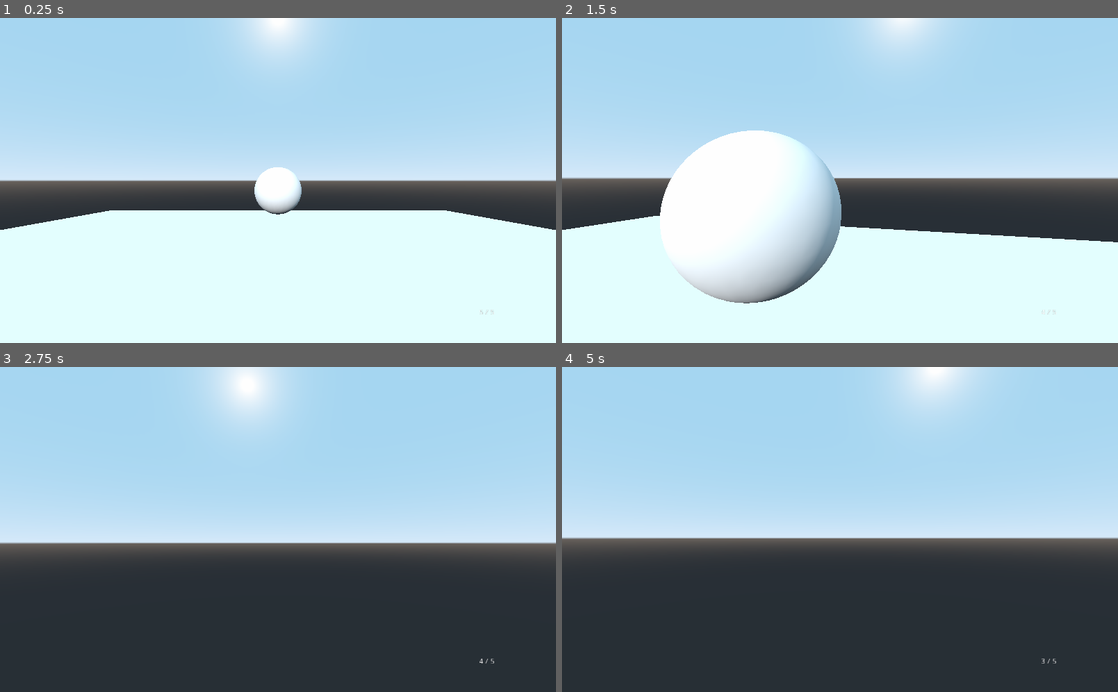
Above: before the commit, frames 1-4 (two rows, left to right).
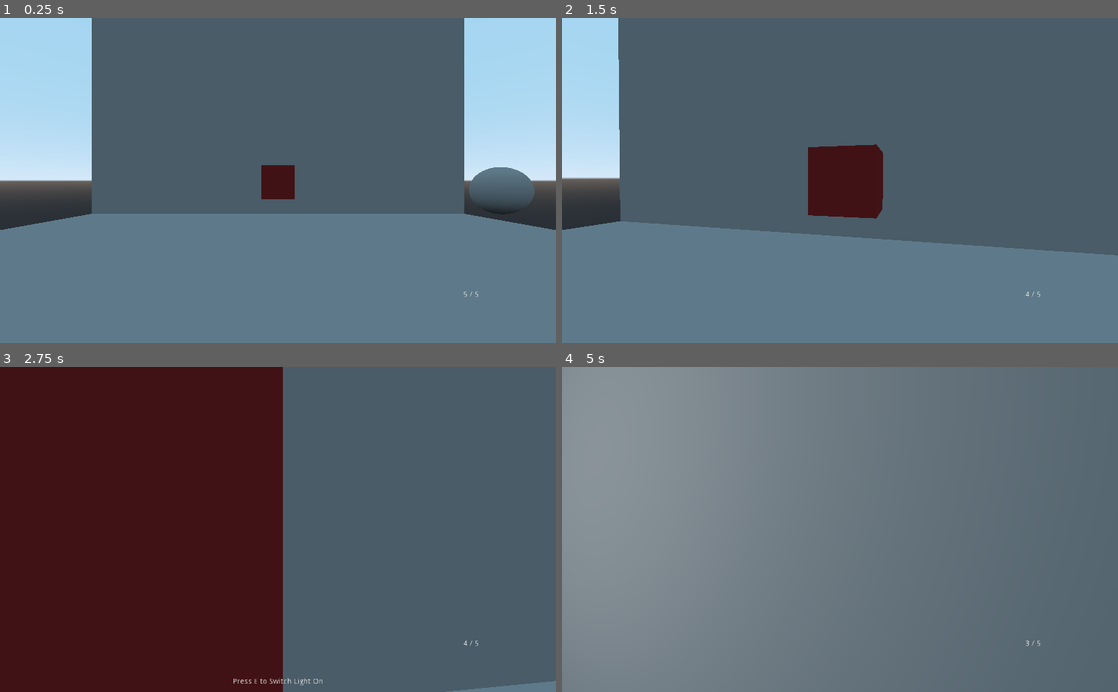
Above: after the commit, the same moments.

Repository: kiss3256/New-Game-Project
Game: Godot game, scene res://Scenes/World.tscn
Same seed, same stepped clock (60 frames per second), same inputs: the game is played once before the commit and once after it.
Inputs (mouse positions are in pixels of both pictures, inside the frame that each line leads up to):
- Up to frame 1 (0.25 s): no input
- Up to frame 2 (1.5 s): tap Enter at 0.5 s; move the mouse to (867, 180) at 0.52 s; hold W (move_forward) from 0.53 s (still down); tap E (Interact, bound only after the commit) at 0.6 s; tap Space (jump) at 0.77 s; move the mouse to (812, 180) at 1.27 s; click (812, 180) at 1.35 s
- Up to frame 3 (2.75 s): keep holding W (move_forward); tap Space (jump) at 1.52 s; tap E (Interact, bound only after the commit) at 1.55, 2.1 s; move the mouse to (289, 523) at 2.02 s
- Up to frame 4 (5 s): keep holding W (move_forward); tap E (Interact, bound only after the commit) at 2.75, 2.85, 3.8, 4.35 s; move the mouse to (834, 536) at 2.77 s; tap Space (jump) at 3.02, 3.77, 4.52 s; move the mouse to (878, 532) at 3.52 s; click (878, 532) at 3.6 s; tap Enter at 4.25 s; move the mouse to (795, 526) at 4.27 s

The runs differ from the first frame. In frame 1, 80% of the frame differs, in the area x 0-100%, y 0-100%; in frame 2, 93%; in frame 3, 99%; in frame 4, 100%.

Commit message:
switch light

Diff:
--- /dev/null
+++ b/Interactable/Interactable.gd
@@ -0,0 +1,9 @@
+extends Node
+
+class_name Interactable
+
+func get_interaction_text():
+	return "Interact"
+
+func interact():
+	print("Interacted with %s" % name)
--- /dev/null
+++ b/Interactable/InteractableLightSwitch.gd
@@ -0,0 +1,22 @@
+extends Interactable
+
+export var light : NodePath
+export var on_by_default = true
+export var energy_when_on = 1
+export var energy_when_off = 0
+
+onready var light_node = get_node(light)
+onready var on = on_by_default
+
+func _ready():
+	set_light_energy()
+
+func get_interaction_text():
+	return "Switch Light Off" if on else "Switch Light On"
+
+func interact():
+	on = !on
+	set_light_energy()
+
+func set_light_energy():
+	light_node.set_param(Light.PARAM_ENERGY, energy_when_on if on else energy_when_off)
--- /dev/null
+++ b/Player/Interaction.gd
@@ -0,0 +1,32 @@
+extends RayCast
+
+var current_collider
+
+onready var interaction_label = get_node("/root/World/UI/InteractionLabel")
+
+func _ready():
+	set_interaction_text("")
+
+func _process(delta):
+	var collider = get_collider()
+
+	if is_colliding() and collider is Interactable:
+		if current_collider != collider:
+			set_interaction_text(collider.get_interaction_text())
+			current_collider = collider
+
+		if Input.is_action_just_pressed("Interact"):
+			collider.interact()
+			set_interaction_text(collider.get_interaction_text())
+	elif current_collider:
+		current_collider = null
+		set_interaction_text("")
+
+func set_interaction_text(text):
+	if !text:
+		interaction_label.set_text("")
+		interaction_label.set_visible(false)
+	else:
+		var interact_key = OS.get_scancode_string(InputMap.get_action_list("Interact")[0].scancode)
+		interaction_label.set_text("Press %s to %s" % [interact_key, text])
+		interaction_label.set_visible(true)
--- a/Player/Player.tscn
+++ b/Player/Player.tscn
@@ -1,7 +1,8 @@
-[gd_scene load_steps=5 format=2]
+[gd_scene load_steps=6 format=2]
 
 [ext_resource path="res://Player/Player.gd" type="Script" id=1]
 [ext_resource path="res://Player/Shotgun.gd" type="Script" id=2]
+[ext_resource path="res://Player/Interaction.gd" type="Script" id=3]
 
 [sub_resource type="CapsuleShape" id=1]
 radius = 0.75
@@ -23,6 +24,12 @@
 enabled = true
 cast_to = Vector3( 0, 0, -100 )
 
+[node name="InteractionRayCast" type="RayCast" parent="Head/Camera"]
+enabled = true
+cast_to = Vector3( 0, 0, -2 )
+collision_mask = 2
+script = ExtResource( 3 )
+
 [node name="CollisionShape" type="CollisionShape" parent="."]
 transform = Transform( 1, 0, 0, 0, -1.62921e-07, -1, 0, 1, -1.62921e-07, 0, 0, 0 )
 shape = SubResource( 1 )
--- a/Scenes/World.tscn
+++ b/Scenes/World.tscn
@@ -1,11 +1,16 @@
-[gd_scene load_steps=6 format=2]
+[gd_scene load_steps=9 format=2]
 
 [ext_resource path="res://Player/Player.tscn" type="PackedScene" id=1]
+[ext_resource path="res://Interactable/InteractableLightSwitch.gd" type="Script" id=2]
+[ext_resource path="res://default_env.tres" type="Environment" id=3]
 
 [sub_resource type="CubeMesh" id=1]
 
 [sub_resource type="ConcavePolygonShape" id=2]
 data = PoolVector3Array( -1, 1, 1, 1, 1, 1, -1, -1, 1, 1, 1, 1, 1, -1, 1, -1, -1, 1, 1, 1, -1, -1, 1, -1, 1, -1, -1, -1 …(284 unchanged characters)…
+
+[sub_resource type="SpatialMaterial" id=5]
+albedo_color = Color( 0.905882, 0.0784314, 0.0784314, 1 )
 
 [sub_resource type="SphereMesh" id=3]
 
@@ -26,13 +31,39 @@
 [node name="CollisionShape" type="CollisionShape" parent="Ground/StaticBody"]
 shape = SubResource( 2 )
 
+[node name="Ground2" type="MeshInstance" parent="."]
+transform = Transform( 13.0992, 0, 0, 0, -1.62921e-07, -18.1803, 0, 1, -2.96195e-06, 0, -1, -17.3371 )
+mesh = SubResource( 1 )
+material/0 = null
+
+[node name="StaticBody" type="StaticBody" parent="Ground2"]
+
+[node name="CollisionShape" type="CollisionShape" parent="Ground2/StaticBody"]
+shape = SubResource( 2 )
+
+[node name="LightSwitch" type="MeshInstance" parent="."]
+transform = Transform( 1, 0, 0, 0, -4.37114e-08, -1, 0, 1, -4.37114e-08, 0, 2.24625, -14.6822 )
+layers = 2
+mesh = SubResource( 1 )
+material/0 = SubResource( 5 )
+
+[node name="StaticBody" type="StaticBody" parent="LightSwitch"]
+collision_layer = 2
+script = ExtResource( 2 )
+light = NodePath("../../SpotLight")
+on_by_default = false
+
+[node name="CollisionShape" type="CollisionShape" parent="LightSwitch/StaticBody"]
+shape = SubResource( 2 )
+
 [node name="DirectionalLight" type="DirectionalLight" parent="."]
 transform = Transform( 0.98025, 0.0787426, -0.181407, 0, 0.91731, 0.398173, 0.19776, -0.390309, 0.899194, 0, 3.79592, 8.42216 )
+visible = false
 
 [node name="Enemy" type="StaticBody" parent="." groups=[
 "Enemies",
 ]]
-transform = Transform( 1, 0, 0, 0, 1, 0, 0, 0, 1, 0, 1.9133, -9.88688 )
+transform = Transform( 1, 0, 0, 0, 1, 0, 0, 0, 1, 9.4273, 1.9133, -9.88688 )
 
 [node name="MeshInstance" type="MeshInstance" parent="Enemy"]
 mesh = SubResource( 3 )
@@ -53,5 +84,27 @@
 anchor_top = 1.0
 anchor_right = 1.0
 anchor_bottom = 1.0
-margin_left = -142.0
-margin_top = -63.0
+margin_left = -171.0
+margin_top = -96.0
+text = "ammo
+2/2"
+
+[node name="InteractionLabel" type="Label" parent="UI"]
+anchor_top = 1.0
+anchor_right = 1.0
+anchor_bottom = 1.0
+margin_top = -37.0
+text = "Press E to interact"
+align = 1
+valign = 1
+__meta__ = {
+"_edit_use_anchors_": false
+}
+
+[node name="SpotLight" type="SpotLight" parent="."]
+transform = Transform( 1, 0, 0, 0, 1, 0, 0, 0, 1, -0.296389, 2.89492, -12.2552 )
+light_energy = 1.69
+spot_angle = 60.4688
+
+[node name="WorldEnvironment" type="WorldEnvironment" parent="."]
+environment = ExtResource( 3 )
--- a/default_env.tres
+++ b/default_env.tres
@@ -5,3 +5,4 @@
 [resource]
 background_mode = 2
 background_sky = SubResource( 1 )
+ambient_light_energy = 0.3
--- a/project.godot
+++ b/project.godot
@@ -8,9 +8,14 @@
 
 config_version=4
 
-_global_script_classes=[  ]
+_global_script_classes=[ {
+"base": "Node",
+"class": "Interactable",
+"language": "GDScript",
+"path": "res://Interactable/Interactable.gd"
+} ]
 _global_script_class_icons={
-
+"Interactable": ""
 }
 
 [application]
@@ -56,6 +61,11 @@
 "events": [ Object(InputEventKey,"resource_local_to_scene":false,"resource_name":"","device":0,"alt":false,"shift":false,"control":false,"meta":false,"command":false,"pressed":false,"scancode":82,"unicode":0,"echo":false,"script":null)
  ]
 }
+Interact={
+"deadzone": 0.5,
+"events": [ Object(InputEventKey,"resource_local_to_scene":false,"resource_name":"","device":0,"alt":false,"shift":false,"control":false,"meta":false,"command":false,"pressed":false,"scancode":69,"unicode":0,"echo":false,"script":null)
+ ]
+}
 
 [rendering]
 
